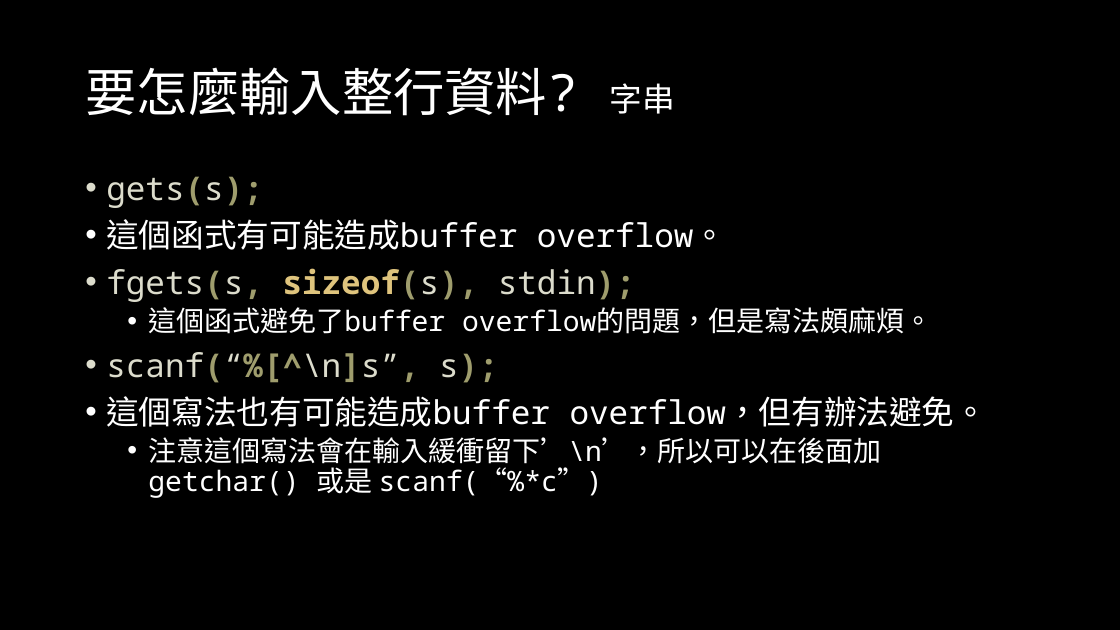
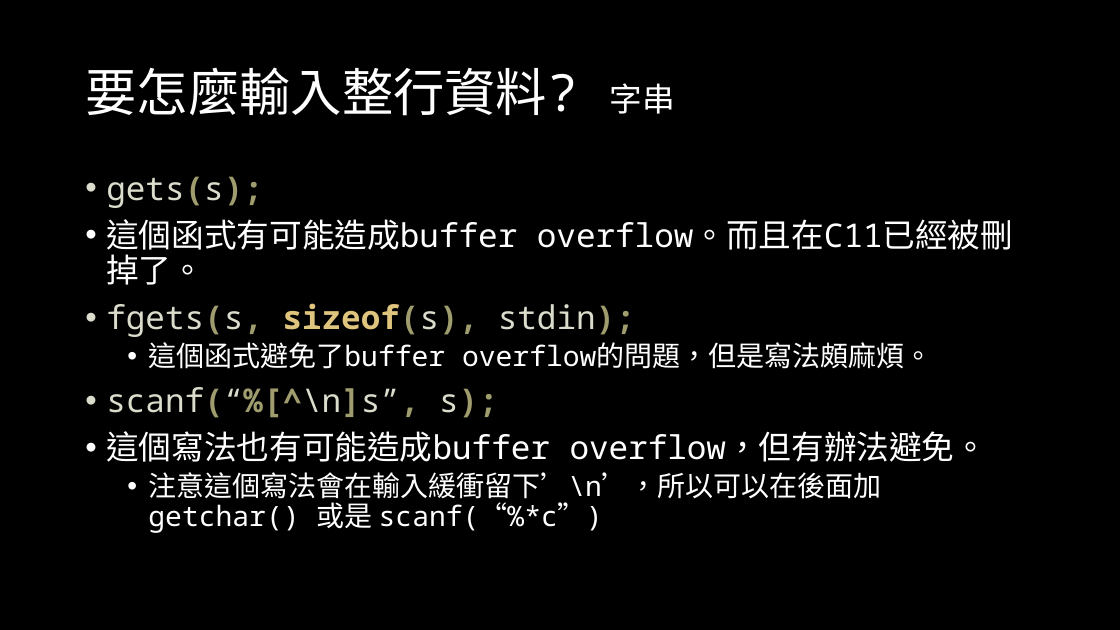
Before and after one commit to OEmiliatanO/those_c_prog_didnt_teach, a slide deck: slide 15 of Ch1/Ch1-basic.pptx. Drawn at 1120x630 pixels with LibreOffice and Linux fonts; fonts in the diff are those of the drawing. Boxes give left, top, right and bottom in pixels: in the first picture for what was removed or moved away, otherwise in the second. Text is boxed around its words. In the diff, an @@ line names an element or a change of style, - is before the commit and + after.

```diff
--- a/Ch1/Ch1-basic.pptx
+++ b/Ch1/Ch1-basic.pptx
@@ text at <box>106,219,1013,285</box>: text changed @@
-• 這個函式有可能造成buffer overflow。
+• 這個函式有可能造成buffer overflow。而且在C11已經被刪掉了。
```
Also in this commit, not shown: 5 other slides changed, 3 slides added, 1 other file.
